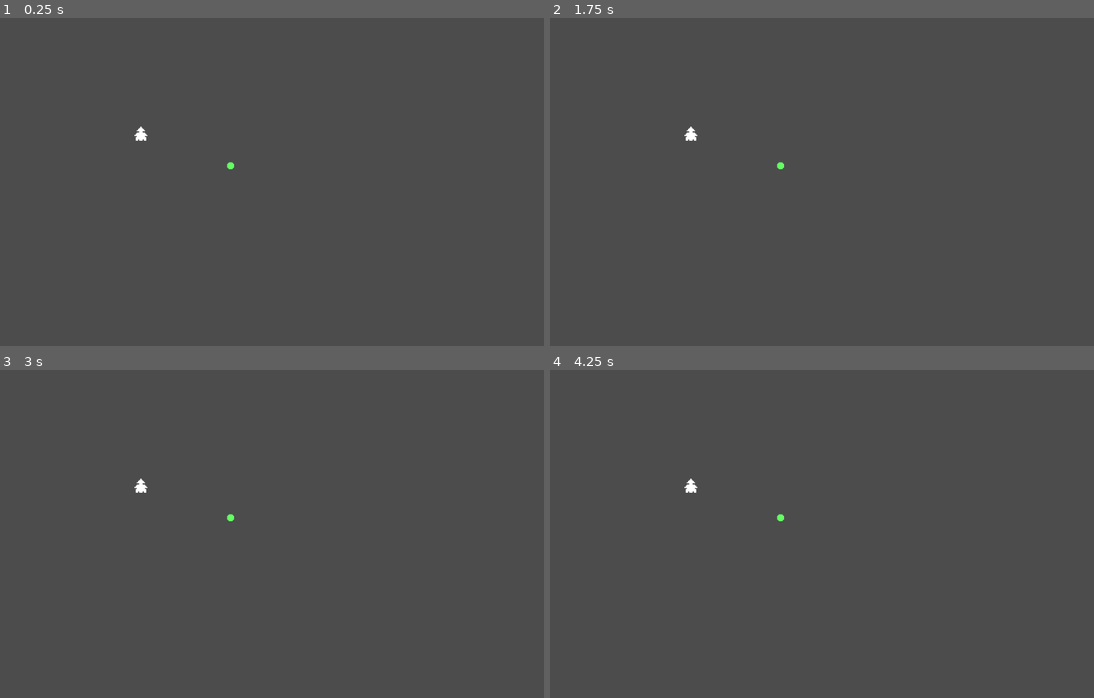
Above: before the commit, frames 1-4 (two rows, left to right).
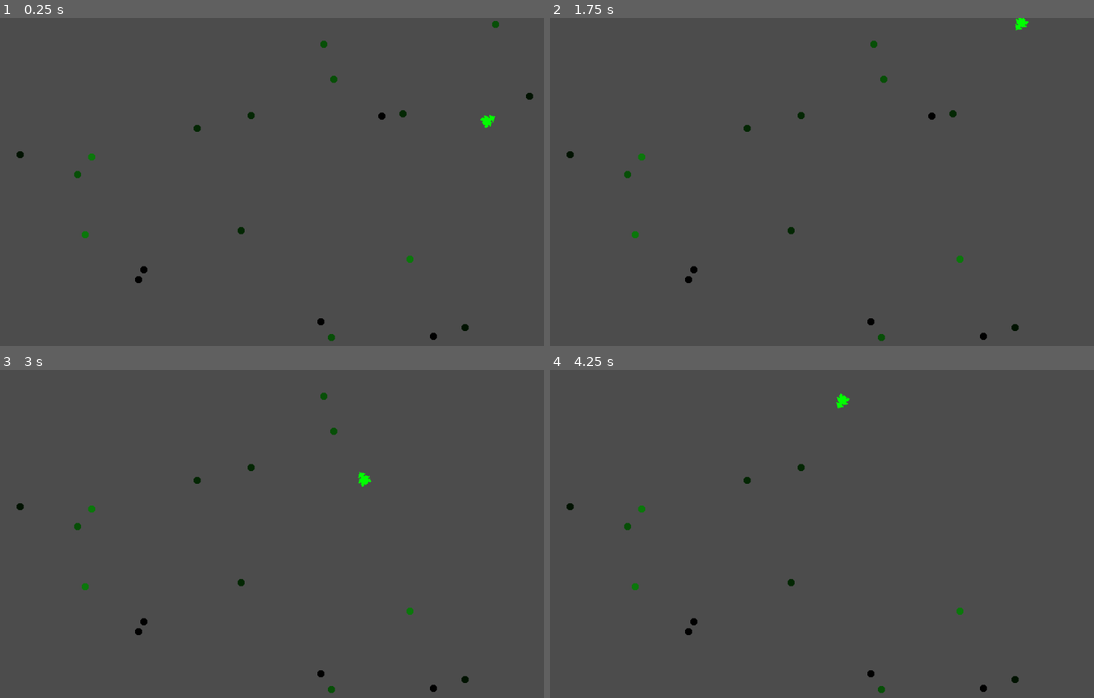
Above: after the commit, the same moments.

Repository: odedro987/GeneticSpaceMiners
Game: Godot game, scene res://Screens/SpaceScreen.tscn
Two runs of this game, one before a commit and one after it. Both use one fixed random seed, a clock stepped at 60 frames per second and the inputs below.
Inputs:
- Up to frame 1 (0.25 s): no input
- Up to frame 2 (1.75 s): tap Enter at 0.5 s
- Up to frame 3 (3 s): no input
- Up to frame 4 (4.25 s): no input

The runs differ from the first frame. In frame 1, 0.6% of the frame differs, in the area x 3-99%, y 0-99%; in frame 2, 0.6%; in frame 3, 0.5%; in frame 4, 0.5%.
Error before the commit: Parse Error: The identifier "GameState" isn't declared in the current scope. (res://Entities/SpaceMiner.gd:22)

Commit message:
added friction to SpaceMiner physics for smoother movement.

Diff:
--- a/Entities/SpaceMiner.gd
+++ b/Entities/SpaceMiner.gd
@@ -1,10 +1,10 @@
 extends KinematicBody2D
 
-const MAX_SPEED = 200
-const DECELERATION_FORCE = 600
+const MAX_SPEED = 800
+const FRICTION = 0.95
 const MAX_FUEL = 50.0
 var acceleration = Vector2(0, 0)
-var velocity = Vector2(MAX_SPEED, MAX_SPEED)
+var velocity = Vector2(0, 0)
 
 var fuel = MAX_FUEL
 var fuelLeak = 0.05
@@ -13,13 +13,13 @@
 	set_physics_process(true)
 
 func _physics_process(delta):
-	move_and_collide(velocity * delta)
 	checkCollisions()
 	stayInBounds()
 	modulateFuel()
 	fuel -= fuelLeak
 	if(isDead()):
 		GameState.miner_died(self)
+	move_and_collide(velocity * delta)
 
 func eat(list, delta):
 	var closest = -1
@@ -35,6 +35,16 @@
 func seek(target, delta):
 	global_rotation_degrees = rad2deg(global_position.angle_to_point(target.global_position)) - 90
 	steer(target, delta)
+
+func steer(target, delta):
+	var toTarget = (target.global_position - global_position).normalized()
+	velocity += toTarget * MAX_SPEED * delta
+	velocity *= pow(FRICTION, delta * 60.0)
+
+	if(velocity.x > MAX_SPEED): velocity.x = MAX_SPEED
+	if(velocity.y > MAX_SPEED): velocity.y = MAX_SPEED
+	if(velocity.x < -MAX_SPEED): velocity.x = -MAX_SPEED
+	if(velocity.y < -MAX_SPEED): velocity.y = -MAX_SPEED
 
 func checkCollisions():
 	for object in get_node("OreCollectionArea").get_overlapping_bodies():
@@ -55,19 +65,3 @@
 	var g = Color(0.0, 1.0, 0.0, 1.0)
 	var r = Color(1.0, 0.0, 0.0, 1.0)
 	get_node("Sprite").modulate = g.linear_interpolate(r, 1 - fuel / MAX_FUEL)
-
-func steer(target, delta):
-	var toTarget = target.global_position - global_position
-	var direction = Vector2(abs(toTarget.x) / toTarget.x, abs(toTarget.y) / toTarget.y)
-
-	if(velocity.x != 0 && velocity.y != 0 && (direction.x != (abs(velocity.x) / velocity.x) || direction.y != (abs(velocity.y) / velocity.y))):
-		acceleration += DECELERATION_FORCE * direction * delta
-	else:
-		acceleration += MAX_SPEED * direction * delta
-
-	if(acceleration.x > MAX_SPEED || acceleration.x < -MAX_SPEED):
-		acceleration.x = MAX_SPEED * (abs(acceleration.x) / acceleration.x)
-	if(acceleration.y > MAX_SPEED || acceleration.y < -MAX_SPEED):
-		acceleration.y = MAX_SPEED * (abs(acceleration.y) / acceleration.y)
-
-	velocity = acceleration
--- /dev/null
+++ b/GameState.gd
@@ -0,0 +1,10 @@
+extends Node
+
+signal on_ore_mined
+signal on_miner_died
+
+func ore_mined(ore):
+	emit_signal("on_ore_mined", ore)
+
+func miner_died(miner):
+	emit_signal("on_miner_died", miner)
--- a/Screens/SpaceScreen.gd
+++ b/Screens/SpaceScreen.gd
@@ -1,4 +1,36 @@
 extends Node
 
+var ore = load("res://Entities/Ore.tscn")
+var miner = load("res://Entities/SpaceMiner.tscn")
+var ores = []
+var miners = []
+
 func _ready():
-	pass
+	randomize()
+	GameState.connect("on_ore_mined", self, "removeOre")
+	GameState.connect("on_miner_died", self, "removeMiner")
+	for i in range(50):
+		var tempOre = ore.instance()
+		add_child(tempOre)
+		tempOre.global_position = Vector2(randi() % 1500, randi() % 1000)
+		tempOre.type = tempOre.OreType.values()[randi() % tempOre.OreType.keys().size()]
+		tempOre.drawOre()
+		ores.push_back(tempOre)
+	for i in range(4):
+		var tempMiner = miner.instance()
+		add_child(tempMiner)
+		miners.push_back(tempMiner)
+		tempMiner.global_position = Vector2(randi() % 1500, randi() % 1000)
+	set_process(true)
+
+func _process(delta):
+	for miner in miners:
+		miner.eat(ores, delta)
+
+func removeOre(ore):
+	ores.remove(ores.find(ore))
+	remove_child(ore)
+
+func removeMiner(miner):
+	miners.remove(miners.find(miner))
+	remove_child(miner)
--- a/Screens/SpaceScreen.tscn
+++ b/Screens/SpaceScreen.tscn
@@ -1,18 +1,7 @@
-[gd_scene load_steps=4 format=2]
+[gd_scene load_steps=2 format=2]
 
 [ext_resource path="res://Screens/SpaceScreen.gd" type="Script" id=1]
-[ext_resource path="res://Entities/Ore.tscn" type="PackedScene" id=2]
-[ext_resource path="res://Entities/SpaceMiner.tscn" type="PackedScene" id=3]
 
-[node name="Space" type="Node"]
+[node name="Space" type="Node" index="0"]
 
 script = ExtResource( 1 )
-
-[node name="Ore" parent="." index="0" instance=ExtResource( 2 )]
-
-position = Vector2( 418.659, 252.914 )
-type = 100
-
-[node name="SpaceMiner" parent="." index="1" instance=ExtResource( 3 )]
-
-position = Vector2( 266.455, 197.666 )
--- a/project.godot
+++ b/project.godot
@@ -13,6 +13,10 @@
 config/name="GeneticSpaceMiners"
 run/main_scene="res://Screens/SpaceScreen.tscn"
 config/icon="res://icon.png"
+
+[autoload]
+
+GameState="*res://GameState.gd"
 
 [importer_defaults]
 
